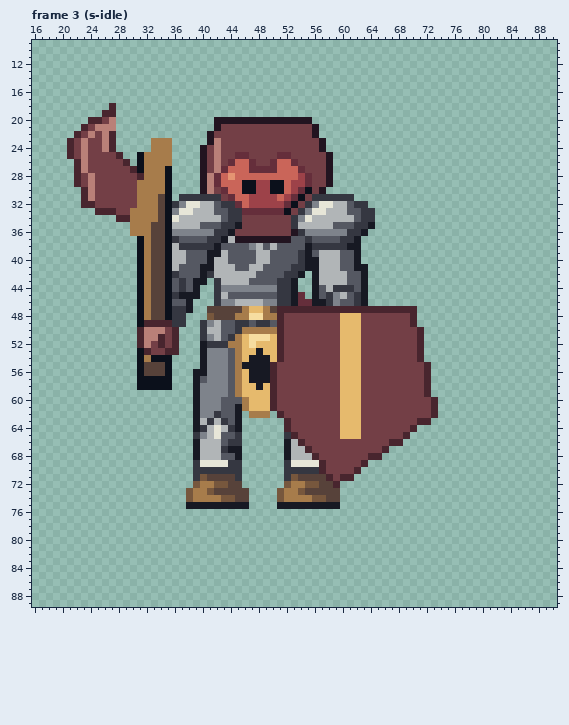
Pixel-art file: art/enemy-blood-1.aseprite. Above: the version before the commit.
96x96 pixels, 128 frames. Shown: frame 3 (s-idle): x 16..90, y 9..89. The commit also changed other frames, which this record leaves out.
The result:
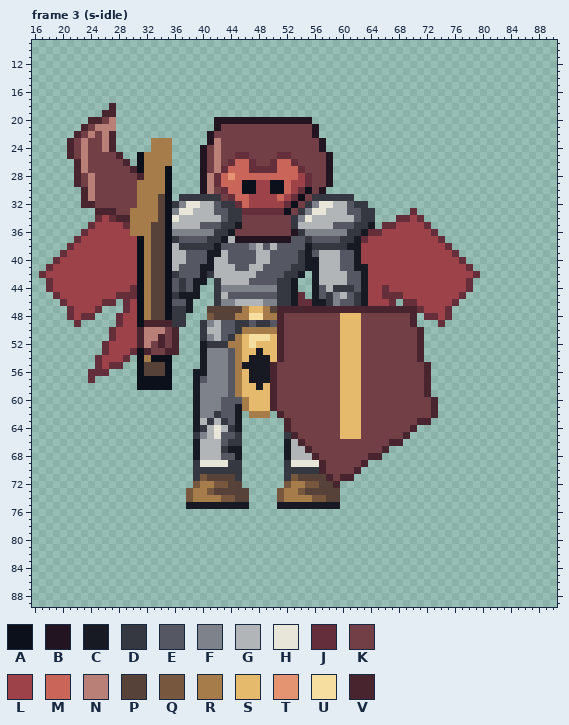
Palette (. is transparent): A #0b101b  B #221420  C #171923  D #353741  E #555862  F #7e838b  G #b1b5b7  H #e7e6d8  J #652e3b  K #733f46  L #9d4249  M #ca6559  N #b98078  P #57423a  Q #77573d  R #a77c4b  S #e6ba6d  T #e59472  U #f6dda0  V #48252e
Edits made:
Frame 3 (s-idle), layer "ink":
y 33: x 70 . -> J
y 34: x 25..27 ... -> JLJ; x 68..71 .... -> JJLJ
y 35: x 24..29 ...... -> JLLLLJ; x 66..72 ....... -> JJLLLLJ
y 36: x 23..29 ....... -> JLLLLLL; x 64..73 .......... -> JJLLLLLLLJ
y 37: x 22..30 ......... -> JLLLLLLLL; x 63..74 ............ -> JLLLLLLLLLLJ
y 38: x 21..30 .......... -> JLLLLLLLLL; x 63..75 ............. -> LLLLLLLLLLLLJ
y 39: x 20..30 ........... -> JLLLLLLLLLL; x 63..76 .............. -> LLLLLLLLLLLLLJ
y 40: x 19..30 ............ -> JLLLLLLLLLLL; x 63..77 ............... -> LLLLLLLLLLLLLLJ
y 41: x 18..30 ............. -> JLLLLLLLLLLLL; x 64..78 ............... -> LLLLLLLLLLLLLLJ
y 42: x 17..30 .............. -> JLLLLLLLLLLLLL; x 64..79 ................ -> LLLLLLLLLLLLLLLJ
y 43: x 18..30 ............. -> JLLLLLLLLLLLL; x 64..78 ............... -> LLLLLLLLLLLLLLJ
y 44: x 18..30 ............. -> JLLLLLLLLLLLJ; x 64..78 ............... -> LLJLLLLLLLLLLLJ
y 45: x 19..30 ............ -> JLLLLLLLLJJJ; x 64..77 .............. -> LLJJJLLLLLLLLJ
y 46: x 20..27 ........ -> JLLLLLJJ; x 29..30 .. -> JL; x 64..67 .... -> LLLJ; x 69..76 ........ -> JJLLLLLJ
y 47: x 21..25 ..... -> JLLLJ; x 29..30 .. -> JL; x 71..75 ..... -> JLLLJ
y 48: x 21..24 .... -> JLJJ; x 28..30 ... -> JLL; x 72..75 .... -> JJLJ
y 49: x 22 . -> J; x 28..30 ... -> JLL; x 74 . -> J
y 50..51: x 27..30 .... -> JLLL
y 52: x 26..30 ..... -> JLLLL
y 53: x 26..30 ..... -> JLLLJ
y 54: x 25..29 ..... -> JLLLJ
y 55: x 25..28 .... -> JLJJ
y 56: x 24..26 ... -> JJJ
y 57: x 24 . -> J
Where, in picture pixels (left, top, right, bottom), the same in both pictures:
added: (361, 208, 480, 327)
added: (39, 215, 137, 383)
